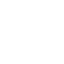
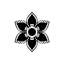
Layer changes from the first 64 x 64 image to the second:
painted on "centre" over [28, 28, 36, 36]
moved "bottom right" above "top right", painted on it over [31, 27, 50, 49]
moved "top right" above "bottom left", painted on it over [31, 15, 50, 37]
painted on "bottom left" over [14, 27, 33, 49]
painted on "top left" over [14, 15, 33, 37]
painted on "bottom" over [23, 35, 41, 52]
painted on "top" over [23, 12, 41, 29]
added layer "inner" above "outer" over [14, 12, 50, 52]
